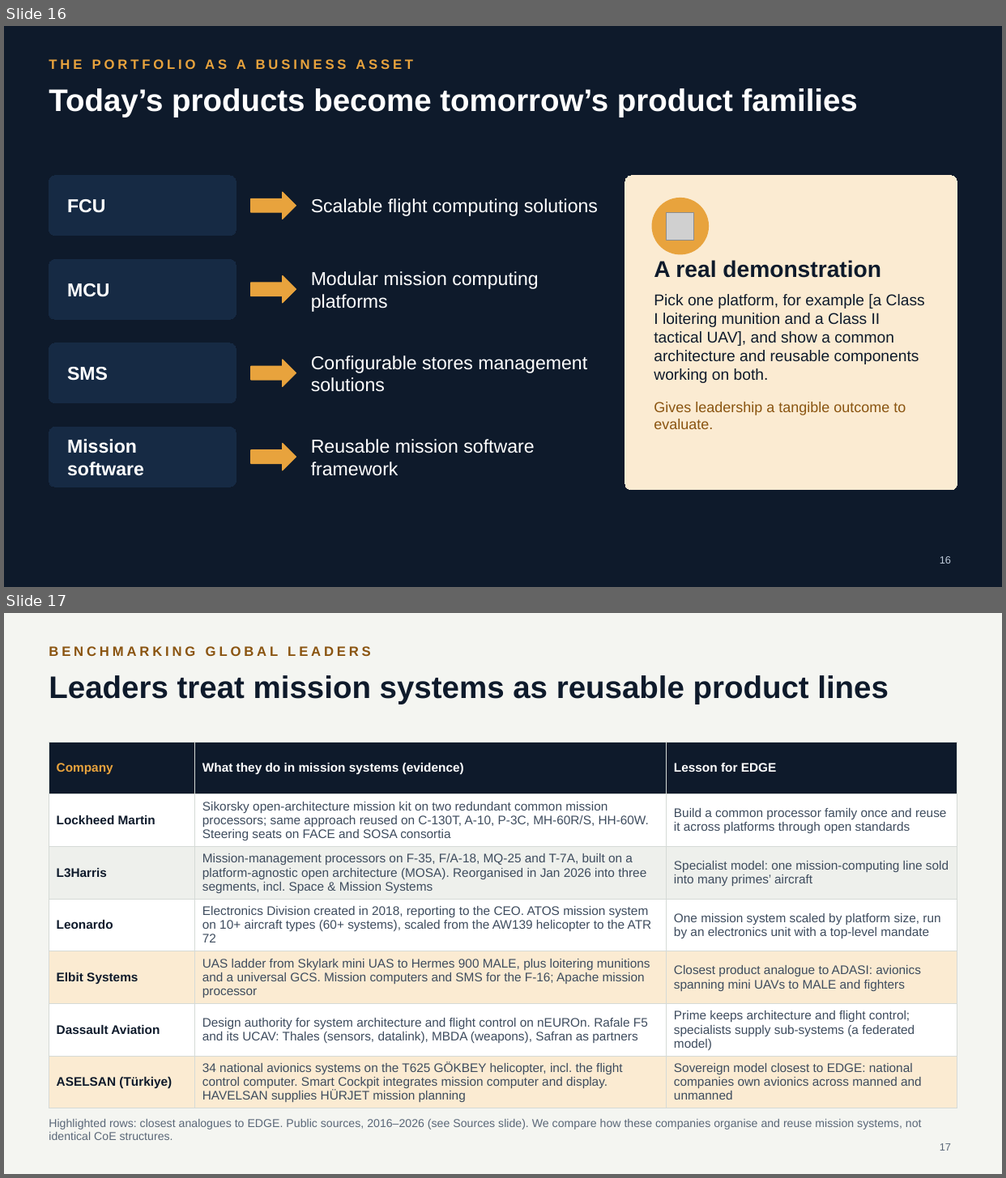
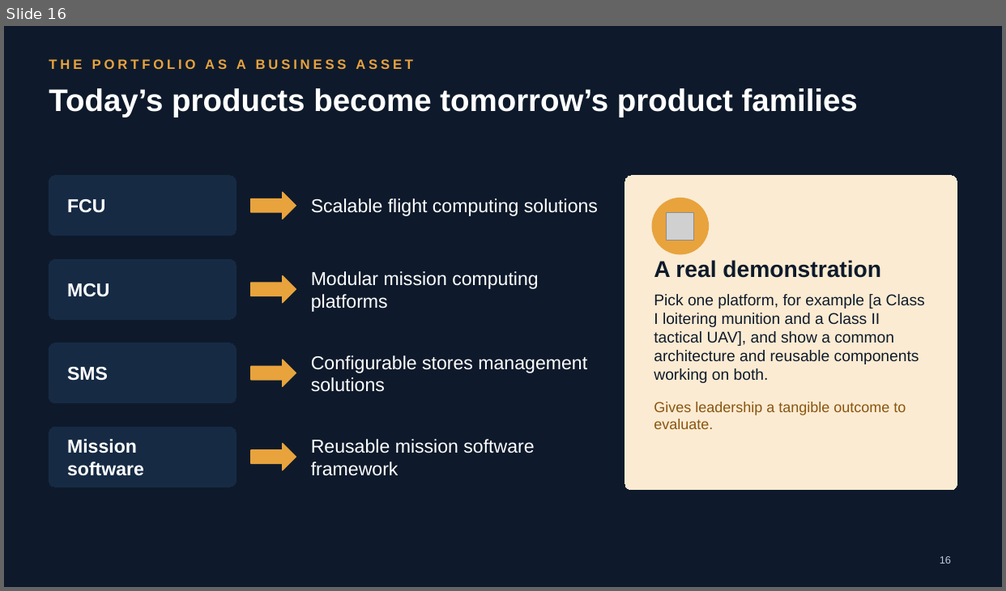
Before and after one commit to mmasabi/AIRepo, a slide deck: Avionics_CoE_Presentation.pptx. Shown one above the other, each under a label of ours: slides 16 and 17 before the commit, slide 16 after it. The pictures are 1006x1178 and 1006x591 pixels, drawn with LibreOffice and Linux fonts; fonts in the diff are those of the drawing; grey boxes stand for pictures. Boxes give left, top, right and bottom in pixels: in the first picture for what was removed or moved away, otherwise in the second. Text is boxed around its words. In the diff, an @@ line names an element or a change of style, - is before the commit and + after.

```diff
--- a/Avionics_CoE_Presentation.pptx
+++ b/Avionics_CoE_Presentation.pptx
@@ slide 17 removed at bbox=[4, 613, 1002, 1174], background #F4F5F1 @@
@@ text removed at bbox=[49, 646, 371, 656] @@
-BENCHMARKING GLOBAL LEADERS
@@ title removed at bbox=[49, 675, 889, 704] @@
-Leaders treat mission systems as reusable product lines
@@ table removed at bbox=[49, 742, 957, 1105], 7 rows, 3 columns @@
-Company | What they do in mission systems (evidence) | Lesson for EDGE
-Lockheed Martin | Sikorsky open-architecture mission kit on two redundant common mission processors; same approach reused on C-130T, A-10, P-3C, MH-60R/S, HH-60W. Steering seats on FACE and SOSA consortia | Build a common processor family once and reuse it across platforms through open standards
-L3Harris | Mission-management processors on F-35, F/A-18, MQ-25 and T-7A, built on a platform-agnostic open architecture (MOSA). Reorganised in Jan 2026 into three segments, incl. Space & Mission Systems | Specialist model: one mission-computing line sold into many primes’ aircraft
-Leonardo | Electronics Division created in 2018, reporting to the CEO. ATOS mission system on 10+ aircraft types (60+ systems), scaled from the AW139 helicopter to the ATR 72 | One mission system scaled by platform size, run by an electronics unit with a top-level mandate
-Elbit Systems | UAS ladder from Skylark mini UAS to Hermes 900 MALE, plus loitering munitions and a universal GCS. Mission computers and SMS for the F-16; Apache mission processor | Closest product analogue to ADASI: avionics spanning mini UAVs to MALE and fighters
-Dassault Aviation | Design authority for system architecture and flight control on nEUROn. Rafale F5 and its UCAV: Thales (sensors, datalink), MBDA (weapons), Safran as partners | Prime keeps architecture and flight control; specialists supply sub-systems (a federated model)
-ASELSAN (Türkiye) | 34 national avionics systems on the T625 GÖKBEY helicopter, incl. the flight control computer. Smart Cockpit integrates mission computer and display. HAVELSAN supplies HÜRJET mission planning | Sovereign model closest to EDGE: national companies own avionics across manned and unmanned
@@ text removed at bbox=[49, 1119, 922, 1140] @@
-Highlighted rows: closest analogues to EDGE. Public sources, 2016–2026 (see Sources slide). We compare how these companies organise and reuse mission systems, not identical CoE structures.
@@ page number removed at bbox=[940, 1144, 951, 1151] @@
-17
```
Also in this commit, not shown: 1 slide added.
